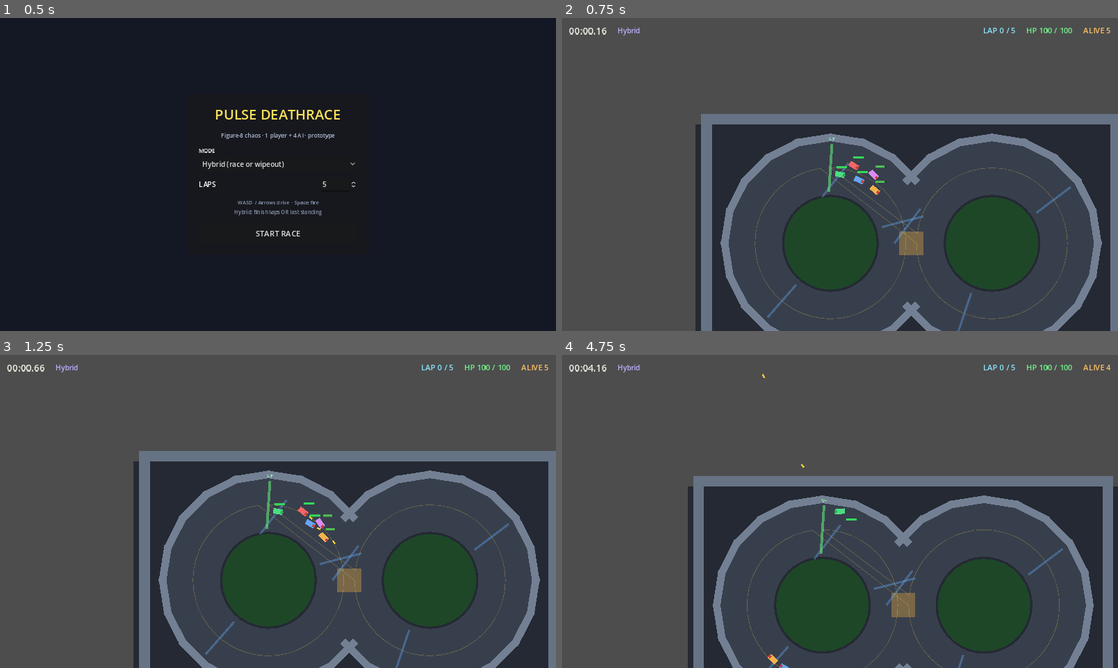
Above: before the commit, frames 1-4 (two rows, left to right).
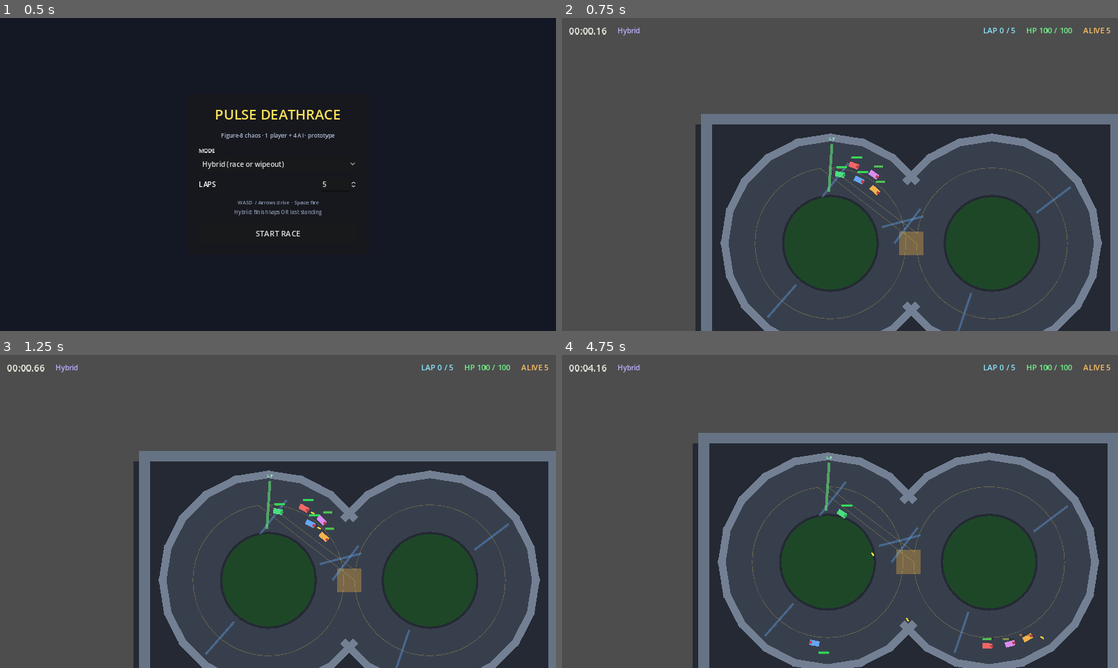
Above: after the commit, the same moments.

Repository: Jackthegr8at/PULSE_DeathRace
Game: Godot game, scene res://scenes/Setup.tscn
Two runs of this game, one before a commit and one after it. Both use one fixed random seed, a clock stepped at 60 frames per second and the inputs below.
Inputs:
- Up to frame 1 (0.5 s): no input
- Up to frame 2 (0.75 s): click "START RACE" at 0.5 s
- Up to frame 3 (1.25 s): no input
- Up to frame 4 (4.75 s): hold D (steer_right) 1.28-2.03 s; tap Space (fire) every 0.75 s from 1.35 to 4.35 s; hold S (brake) 2.03-2.78 s; hold D (steer_right) 2.78-3.53 s; hold W (accelerate) 3.53-4.28 s; hold A (steer_left) from 4.28 s (still down)

Frame 1 is identical in both runs. In frame 2, less than 0.1% of the frame differs, in the area x 51-59%, y 44-57%; in frame 3, 0.2%; in frame 4, 37%, in the area x 22-100%, y 3-100%.

Commit message:
fix: reduce steering turn rate for less twitchy handling

Diff:
--- a/scripts/cars/AICar.gd
+++ b/scripts/cars/AICar.gd
@@ -73,7 +73,8 @@
 	var desired_angle := to_target.angle()
 	var angle_diff := wrapf(desired_angle - rotation, -PI, PI)
 
-	set_steer(clampf(angle_diff * 2.2, -1.0, 1.0))
+	# Softer steer response so AI doesn't yank full lock every frame
+	set_steer(clampf(angle_diff * 1.1, -1.0, 1.0))
 
 	# Ease throttle hard on corners so AI (and pack) stay on the ribbon
 	var turn_severity := clampf(absf(angle_diff) / (PI * 0.4), 0.0, 1.0)
--- a/scripts/cars/Car.gd
+++ b/scripts/cars/Car.gd
@@ -18,8 +18,8 @@
 @export var brake_force: float = 520.0 ## How fast you scrub speed when holding reverse while moving forward
 @export var reverse_speed: float = 110.0
 @export var reverse_acceleration: float = 280.0
-@export var turn_speed: float = 4.6 ## Radians/sec at full steer (higher = tighter turns)
-@export var turn_speed_min_factor: float = 0.55 ## Turn authority at standstill / crawl (easier recovery)
+@export var turn_speed: float = 1.55 ## Radians/sec at full steer (~90°/s) — deliberate, not twitchy
+@export var turn_speed_min_factor: float = 0.3 ## Less turn when almost stopped (avoids spinning in place)
 @export var friction: float = 280.0 ## Coast slowdown when no throttle
 @export var wall_slowdown_factor: float = 0.4 ## Velocity kept after wall scrape
 @export var wall_bounce: float = 0.15 ## Small push-off along wall normal so you don't glue to walls
